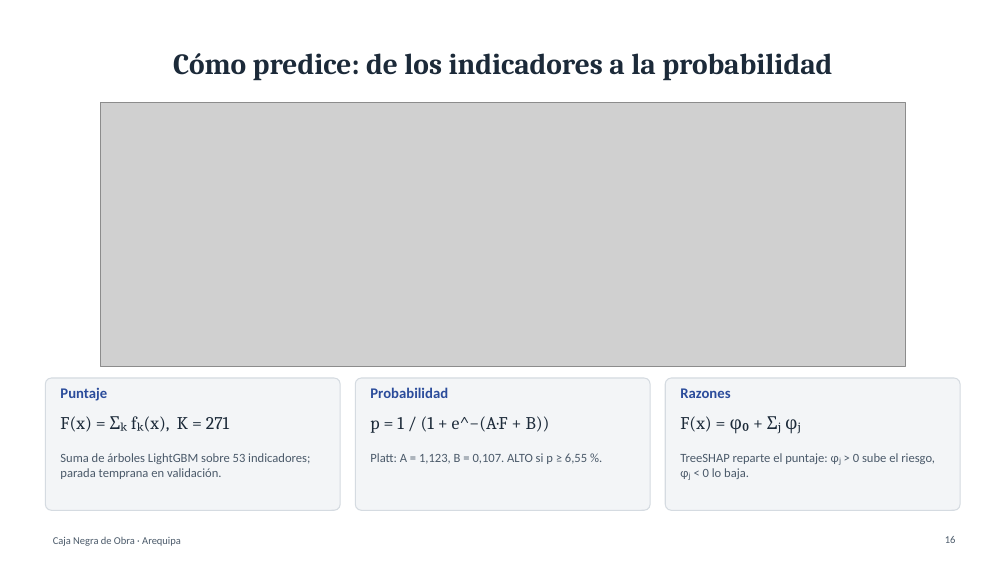
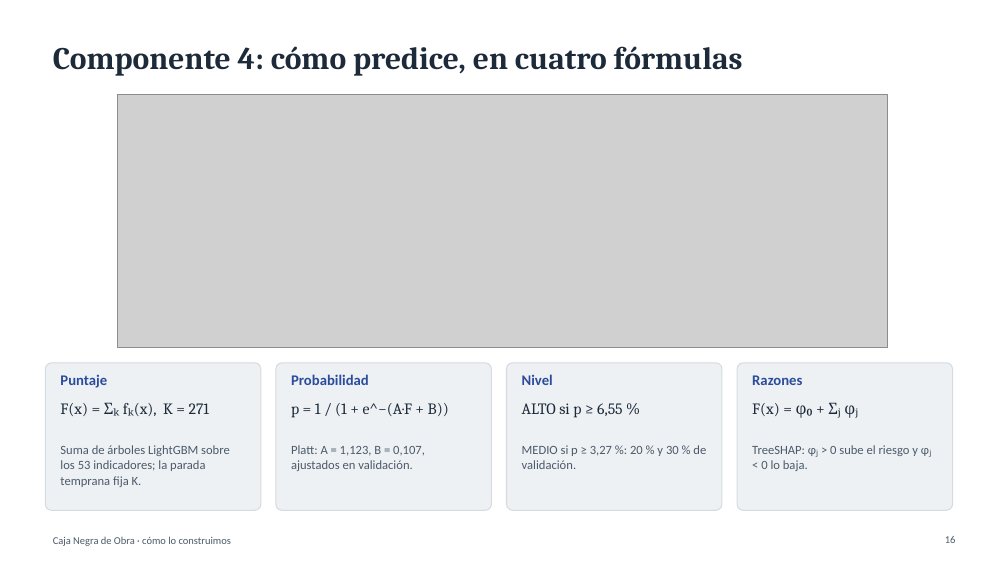
Before and after one commit to OwerLopez/caja-negra-obras, a slide deck: slide 16 of diapositivas/Caja_Negra_de_Obra.pptx. Drawn at 1008x567 pixels with LibreOffice and Linux fonts; fonts in the diff are those of the drawing; grey boxes stand for pictures. Boxes give left, top, right and bottom in pixels: in the first picture for what was removed or moved away, otherwise in the second. Text is boxed around its words. In the diff, an @@ line names an element or a change of style, - is before the commit and + after.

```diff
--- a/diapositivas/Caja_Negra_de_Obra.pptx
+++ b/diapositivas/Caja_Negra_de_Obra.pptx
@@ title at box(53, 46, 743, 76): text changed; size 28 to 30 pt @@
-Cómo predice: de los indicadores a la probabilidad
+Componente 4: cómo predice, en cuatro fórmulas
@@ picture: place and size @@
-picture at box(101, 102, 905, 367)
+picture at box(118, 95, 889, 348)
@@ rounded rectangle: place and size @@
-rounded rectangle at box(45, 378, 340, 510)
+rounded rectangle at box(45, 363, 261, 510)
@@ text "Puntaje": place and size @@
-text "Puntaje" at box(60, 388, 107, 401)
+text "Puntaje" at box(60, 375, 107, 388)
@@ rounded rectangle: place and size @@
-rounded rectangle at box(355, 378, 650, 510)
+rounded rectangle at box(276, 363, 492, 510)
@@ text "Probabilidad": place and size @@
-text "Probabilidad" at box(370, 387, 448, 398)
+text "Probabilidad" at box(291, 374, 369, 385)
@@ fill #F3F5F7 to #EEF1F4; proportions changed in 3 elements at box(45, 363, 261, 510), box(276, 363, 492, 510), box(507, 363, 722, 510) @@
@@ rounded rectangle: place and size @@
-rounded rectangle at box(665, 378, 960, 510)
+rounded rectangle at box(507, 363, 722, 510)
@@ text added at box(522, 374, 553, 385), 14 pt, text #2B4C9B, bold @@
+Nivel
@@ rounded rectangle added at box(737, 363, 953, 510), fill #EEF1F4, outline #D5DBE1 1 pt @@
@@ text "Razones": place and size @@
-text "Razones" at box(680, 388, 730, 398)
+text "Razones" at box(752, 375, 802, 385)
@@ text "F(x) = Σₖ fₖ(x), K ...": place and size @@
-text "F(x) = Σₖ fₖ(x), K ..." at box(60, 416, 229, 432)
+text "F(x) = Σₖ fₖ(x), K ..." at box(60, 402, 210, 416)
@@ text "p = 1 / (1 ...": place and size @@
-text "p = 1 / (1 ..." at box(370, 416, 550, 433)
+text "p = 1 / (1 ..." at box(291, 403, 449, 418)
@@ text added at box(522, 403, 623, 418), 15 pt, text #1C2A39 @@
+ALTO si p ≥ 6,55 %
@@ size 17 to 15 pt in 3 elements at box(60, 402, 210, 416), box(291, 403, 449, 418), box(752, 402, 858, 418) @@
@@ text "F(x) = φ₀ + Σⱼ ...": place and size @@
-text "F(x) = φ₀ + Σⱼ ..." at box(680, 416, 801, 434)
+text "F(x) = φ₀ + Σⱼ ..." at box(752, 402, 858, 418)
@@ text at box(60, 445, 230, 487): text changed @@
-Suma de árboles LightGBM sobre 53 indicadores; parada temprana en validación.
+Suma de árboles LightGBM sobre los 53 indicadores; la parada temprana fija K.
@@ text at box(291, 445, 425, 471): text changed @@
-Platt: A = 1,123, B = 0,107. ALTO si p ≥ 6,55 %.
+Platt: A = 1,123, B = 0,107, ajustados en validación.
@@ text added at box(522, 445, 706, 469), 12 pt, text #4B5A6A @@
+MEDIO si p ≥ 3,27 %: 20 % y 30 % de validación.
@@ text at box(752, 445, 918, 471): text changed @@
-TreeSHAP reparte el puntaje: φⱼ > 0 sube el riesgo, φⱼ < 0 lo baja.
+TreeSHAP: φⱼ > 0 sube el riesgo y φⱼ < 0 lo baja.
@@ text at box(53, 536, 231, 546): text changed @@
-Caja Negra de Obra · Arequipa
+Caja Negra de Obra · cómo lo construimos
```
Also in this commit, not shown: 10 other slides changed, 19 slides added, 14 slides removed, 4 other files.
